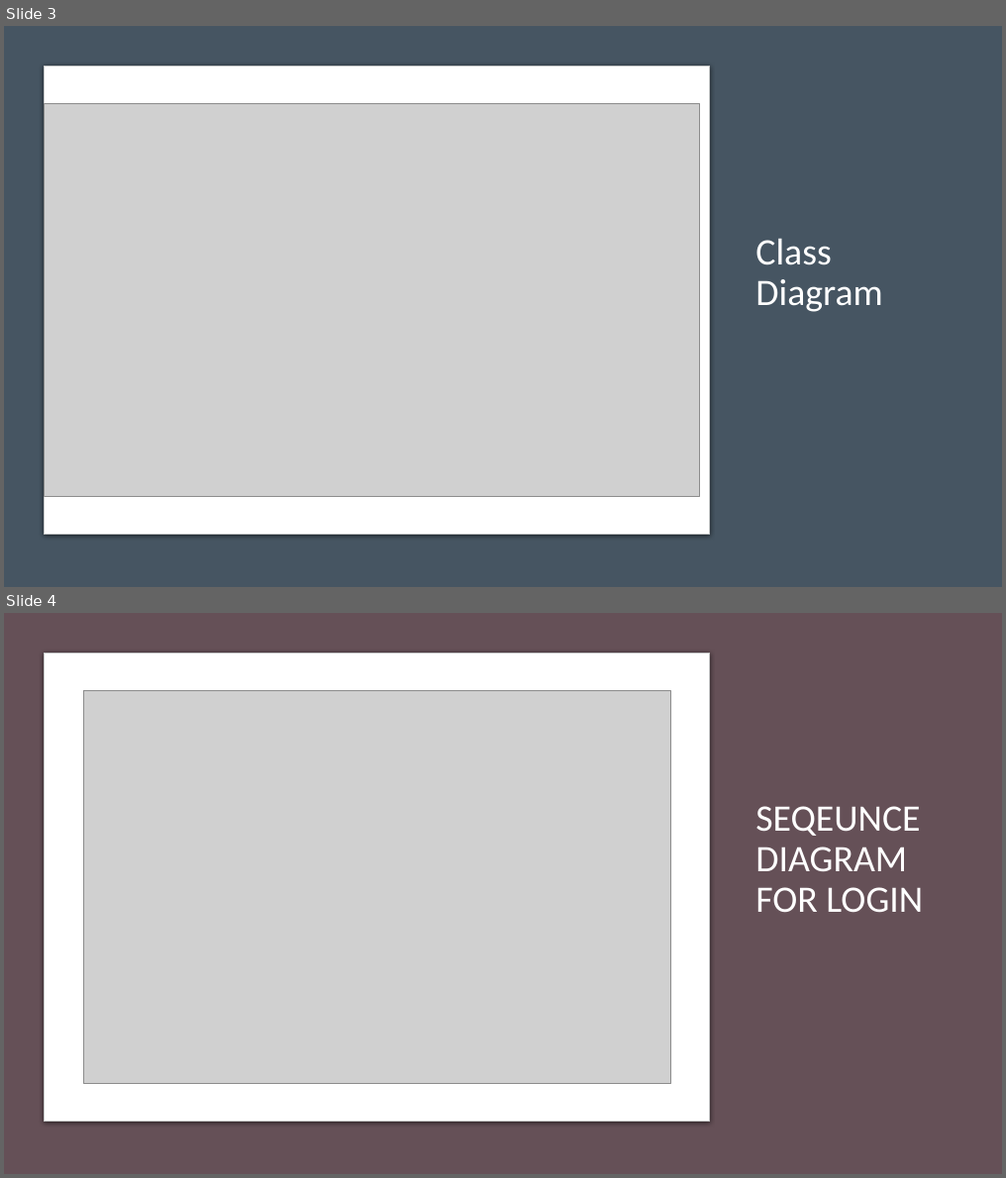
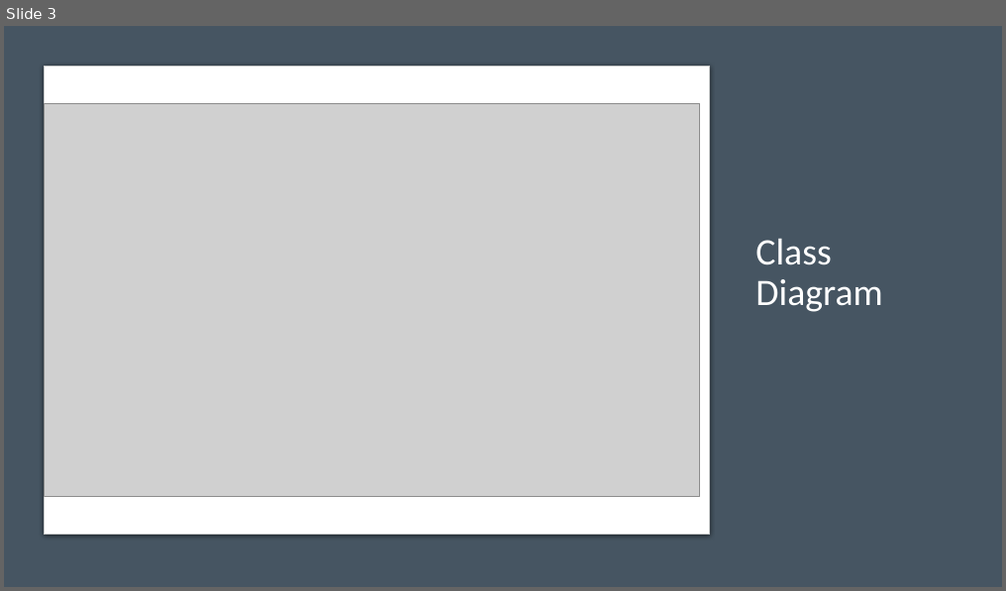
Before and after one commit to Microcontroller-Team-1/winter20-21, a slide deck: Project_Week_7/Precise Analysis.pptx. Shown one above the other, each under a label of ours: slides 3 and 4 before the commit, slide 3 after it. The pictures are 1006x1178 and 1006x591 pixels, drawn with LibreOffice and Linux fonts; fonts in the diff are those of the drawing; grey boxes stand for pictures. Boxes give left, top, right and bottom in pixels: in the first picture for what was removed or moved away, otherwise in the second. Text is boxed around its words. In the diff, an @@ line names an element or a change of style, - is before the commit and + after.

```diff
--- a/Project_Week_7/Precise Analysis.pptx
+++ b/Project_Week_7/Precise Analysis.pptx
@@ slide 4 removed at (x1=4, y1=613, x2=1002, y2=1174), background #E7E6E6 @@
@@ rectangle removed at (x1=4, y1=613, x2=1002, y2=1174) @@
@@ rounded rectangle removed at (x1=45, y1=653, x2=710, y2=1121) @@
@@ picture removed at (x1=84, y1=690, x2=670, y2=1084) @@
@@ title removed at (x1=755, y1=806, x2=923, y2=913) @@
-SEQEUNCE DIAGRAM FOR LOGIN
```
Also in this commit, not shown: 1 slide changed, 1 other slide removed.
